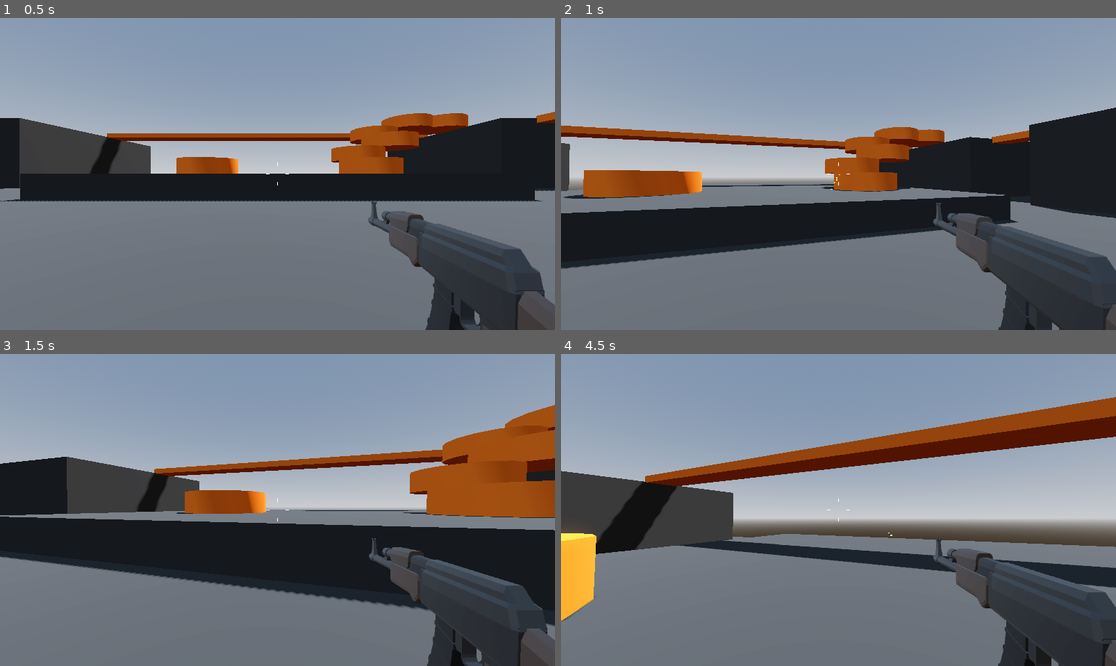
Above: before the commit, frames 1-4 (two rows, left to right).
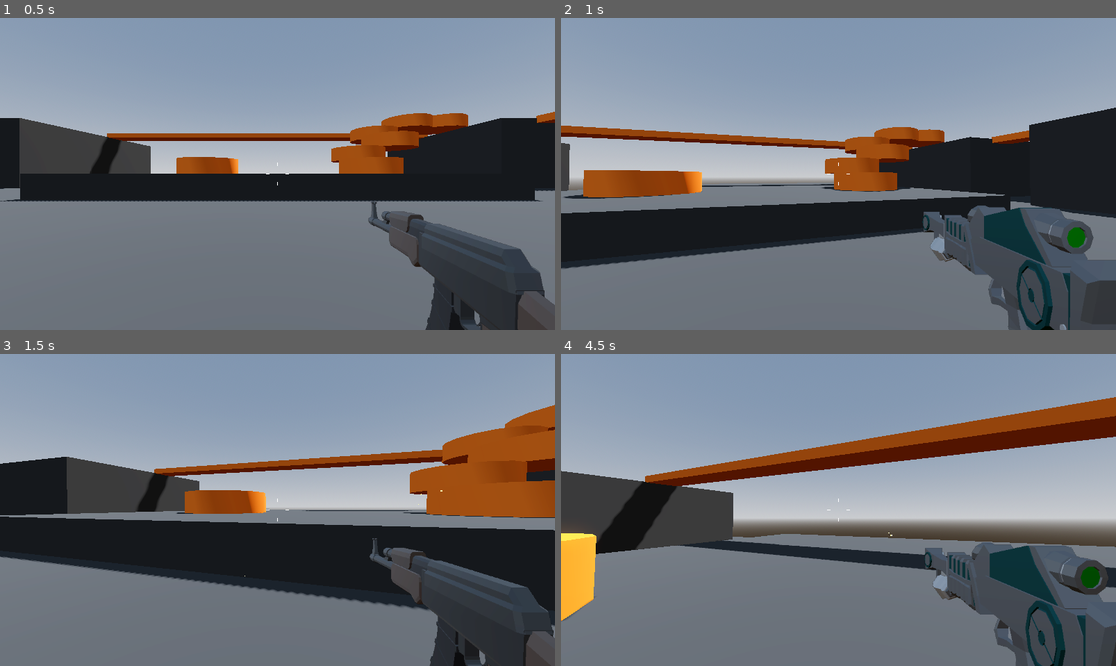
Above: after the commit, the same moments.

Repository: ivdobry/retro-fps
Game: Godot game, scene res://levels/sandbox.tscn
Same seed, same stepped clock (60 frames per second), same inputs: the game is played once before the commit and once after it.
Inputs (mouse positions are in pixels of both pictures, inside the frame that each line leads up to):
- Up to frame 1 (0.5 s): no input
- Up to frame 2 (1 s): tap Enter at 0.5 s; move the mouse to (866, 174) at 0.52 s; press the mouse at (866, 174) at 0.53 s; hold W (move_forward) from 0.53 s (still down); tap Space (jump) at 0.77 s; tap Mouse wheel down (last_weapon, bound only after the commit) at 0.8 s
- Up to frame 3 (1.5 s): keep holding W (move_forward); move the mouse to (249, 510) at 1.27 s; release the mouse at (249, 510) at 1.28 s; tap Mouse wheel down (last_weapon, bound only after the commit) at 1.35 s
- Up to frame 4 (4.5 s): keep holding W (move_forward); tap Space (jump) at 1.52, 2.75, 3.02, 3.77 s; tap Mouse wheel up (next_weapon, bound only after the commit) at 1.55 s; move the mouse to (849, 503) at 2.02 s; hold Mouse wheel up (next_weapon, bound only after the commit) 2.03-2.78 s; tap 1 (weapon_1, bound only after the commit) at 2.3, 2.85 s; move the mouse to (832, 516) at 2.77 s; tap 2 (weapon_2, bound only after the commit) at 3.05 s; move the mouse to (877, 513) at 3.52 s; hold 2 (weapon_2, bound only after the commit) 3.53-4.28 s; click (877, 513) at 3.8 s; move the mouse to (794, 506) at 4.27 s; click (794, 506) at 4.35 s

Frame 1 is identical in both runs. In frame 2, 6.0% of the frame differs, in the area x 48-100%, y 50-100%; in frame 3, 0.6%; in frame 4, 7.1%, in the area x 65-100%, y 59-100%.

Commit message:
Add ammo system.

Diff:
--- /dev/null
+++ b/player/ammo_handler.gd
@@ -0,0 +1,20 @@
+extends Node
+class_name AmmoHandler
+
+enum ammo_type {
+	BULLET,
+	SMALL_BULLET
+}
+
+var ammo_storage := {
+	ammo_type.BULLET: 10,
+	ammo_type.SMALL_BULLET: 30
+}
+
+func has_ammo(type: ammo_type) -> bool:
+	return ammo_storage[type] > 0
+
+func use_ammo(type: ammo_type) -> void:
+	if has_ammo(type):
+		ammo_storage[type] -= 1
+		print(ammo_storage[type])
--- a/player/player.tscn
+++ b/player/player.tscn
@@ -1,11 +1,14 @@
-[gd_scene load_steps=12 format=3 uid="uid://cyirl1tqlicjn"]
+[gd_scene load_steps=15 format=3 uid="uid://cyirl1tqlicjn"]
 
 [ext_resource type="Script" uid="uid://cklxiqwf716dg" path="res://player/player.gd" id="1_oul6g"]
 [ext_resource type="Script" uid="uid://bk0tse02hou14" path="res://player/smooth_camera.gd" id="2_rkbax"]
 [ext_resource type="Script" uid="uid://f04ftp82gt3e" path="res://player/crosshair.gd" id="3_g1dw6"]
 [ext_resource type="PackedScene" uid="uid://df64gts2kgmye" path="res://weapons/ak.tscn" id="3_g6k8r"]
+[ext_resource type="Script" uid="uid://cg2doo1fngd61" path="res://player/weapon_handler.gd" id="3_rgyib"]
+[ext_resource type="PackedScene" uid="uid://b1mmhsd24ve1x" path="res://weapons/rifle.tscn" id="5_hg6s5"]
 [ext_resource type="Texture2D" uid="uid://y2cyb6dunggx" path="res://player/damage.png" id="5_qjkh3"]
 [ext_resource type="PackedScene" uid="uid://iwps66b5ivbb" path="res://player/game_over_menu.tscn" id="6_g6k8r"]
+[ext_resource type="Script" uid="uid://cq5tekt32gm3b" path="res://player/ammo_handler.gd" id="6_hg6s5"]
 
 [sub_resource type="CapsuleMesh" id="CapsuleMesh_kqu6x"]
 
@@ -92,8 +95,6 @@
 [node name="RemoteTransform3D" type="RemoteTransform3D" parent="CameraPivot/SmoothCamera"]
 remote_path = NodePath("../../../SubViewportContainer/SubViewport/WeaponCamera")
 
-[node name="Ak" parent="CameraPivot/SmoothCamera" instance=ExtResource("3_g6k8r")]
-
 [node name="SubViewportContainer" type="SubViewportContainer" parent="."]
 anchors_preset = 15
 anchor_right = 1.0
@@ -113,12 +114,28 @@
 cull_mask = 2
 fov = 40.0
 
+[node name="WeaponHandler" type="Node3D" parent="SubViewportContainer/SubViewport/WeaponCamera" node_paths=PackedStringArray("weapon_1", "weapon_2")]
+script = ExtResource("3_rgyib")
+weapon_1 = NodePath("Ak")
+weapon_2 = NodePath("Rifle")
+
+[node name="Ak" parent="SubViewportContainer/SubViewport/WeaponCamera/WeaponHandler" node_paths=PackedStringArray("ammo_handler") instance=ExtResource("3_g6k8r")]
+ammo_handler = NodePath("../../AmmoHandler")
+ammo_type = 1
+
+[node name="Rifle" parent="SubViewportContainer/SubViewport/WeaponCamera/WeaponHandler" node_paths=PackedStringArray("ammo_handler") instance=ExtResource("5_hg6s5")]
+ammo_handler = NodePath("../../AmmoHandler")
+
+[node name="AmmoHandler" type="Node" parent="SubViewportContainer/SubViewport/WeaponCamera"]
+script = ExtResource("6_hg6s5")
+
 [node name="CenterContainer" type="CenterContainer" parent="."]
 anchors_preset = 15
 anchor_right = 1.0
 anchor_bottom = 1.0
 grow_horizontal = 2
 grow_vertical = 2
+mouse_filter = 2
 
 [node name="Crosshair" type="Control" parent="CenterContainer"]
 layout_mode = 2
@@ -132,6 +149,7 @@
 grow_horizontal = 2
 grow_vertical = 2
 pivot_offset = Vector2(576, 324)
+mouse_filter = 2
 texture = ExtResource("5_qjkh3")
 
 [node name="DamageAnimationPlayer" type="AnimationPlayer" parent="DamageTexture"]
--- /dev/null
+++ b/player/weapon_handler.gd
@@ -0,0 +1,43 @@
+extends Node3D
+
+@export var weapon_1: Node3D
+@export var weapon_2: Node3D
+
+func _ready() -> void:
+	equip(weapon_1)
+
+func equip(weapon: Node3D) -> void:
+	for child in get_children():
+		if child == weapon:
+			child.visible = true
+			child.set_process(true)
+		else:
+			child.visible = false
+			child.set_process(false)
+
+
+func _unhandled_input(event: InputEvent) -> void:
+	if event.is_action_pressed("weapon_1"):
+		equip(weapon_1)
+	if event.is_action_pressed("weapon_2"):
+		equip(weapon_2)
+	if event.is_action_pressed("next_weapon"):
+		next_weapon()
+	if event.is_action_pressed("last_weapon"):
+		last_weapon()
+
+func get_current_index() -> int:
+	for index in get_child_count():
+		if get_child(index).visible:
+			return index
+	return 0
+
+func next_weapon() -> void:
+	var index = get_current_index()
+	index = wrapi(index + 1, 0, get_child_count())
+	equip(get_child(index))
+
+func last_weapon() -> void:
+	var index = get_current_index()
+	index = wrapi(index - 1, 0, get_child_count())
+	equip(get_child(index))
--- a/project.godot
+++ b/project.godot
@@ -47,3 +47,23 @@
 "events": [Object(InputEventMouseButton,"resource_local_to_scene":false,"resource_name":"","device":-1,"window_id":0,"a …(258 unchanged characters)…
 ]
 }
+weapon_1={
+"deadzone": 0.2,
+"events": [Object(InputEventKey,"resource_local_to_scene":false,"resource_name":"","device":-1,"window_id":0,"alt_pressed":false,"shift_pressed":false,"ctrl_pressed":false,"meta_pressed":false,"pressed":false,"keycode":0,"physical_keycode":49,"key_label":0,"unicode":49,"location":0,"echo":false,"script":null)
+]
+}
+weapon_2={
+"deadzone": 0.2,
+"events": [Object(InputEventKey,"resource_local_to_scene":false,"resource_name":"","device":-1,"window_id":0,"alt_pressed":false,"shift_pressed":false,"ctrl_pressed":false,"meta_pressed":false,"pressed":false,"keycode":0,"physical_keycode":50,"key_label":0,"unicode":50,"location":0,"echo":false,"script":null)
+]
+}
+next_weapon={
+"deadzone": 0.2,
+"events": [Object(InputEventMouseButton,"resource_local_to_scene":false,"resource_name":"","device":-1,"window_id":0,"alt_pressed":false,"shift_pressed":false,"ctrl_pressed":false,"meta_pressed":false,"button_mask":8,"position":Vector2(229, 9),"global_position":Vector2(238, 57),"factor":1.0,"button_index":4,"canceled":false,"pressed":true,"double_click":false,"script":null)
+]
+}
+last_weapon={
+"deadzone": 0.2,
+"events": [Object(InputEventMouseButton,"resource_local_to_scene":false,"resource_name":"","device":-1,"window_id":0,"alt_pressed":false,"shift_pressed":false,"ctrl_pressed":false,"meta_pressed":false,"button_mask":16,"position":Vector2(204, 16),"global_position":Vector2(213, 64),"factor":1.0,"button_index":5,"canceled":false,"pressed":true,"double_click":false,"script":null)
+]
+}
--- a/weapons/hitscan_weapon.gd
+++ b/weapons/hitscan_weapon.gd
@@ -7,6 +7,8 @@
 @export var muzzle_flash: GPUParticles3D
 @export var sparks: PackedScene
 @export var automatic: bool
+@export var ammo_handler: AmmoHandler
+@export var ammo_type: AmmoHandler.ammo_type
 
 @onready var cooldown_timer: Timer = $CooldownTimer
 @onready var weapon_position: Vector3 = weapon_mesh.position
@@ -26,6 +28,9 @@
 	weapon_mesh.position = weapon_mesh.position.lerp(weapon_position, delta * 10.0)
 
 func shoot() -> void:
+	if (!ammo_handler.has_ammo(ammo_type)):
+		return
+	ammo_handler.use_ammo(ammo_type)
 	muzzle_flash.restart()
 	cooldown_timer.start(1.0 / fire_rate)
 	var collider = ray_cast_3d.get_collider()
Not shown, added: player/ammo_handler.gd.uid
Not shown, added: player/weapon_handler.gd.uid
